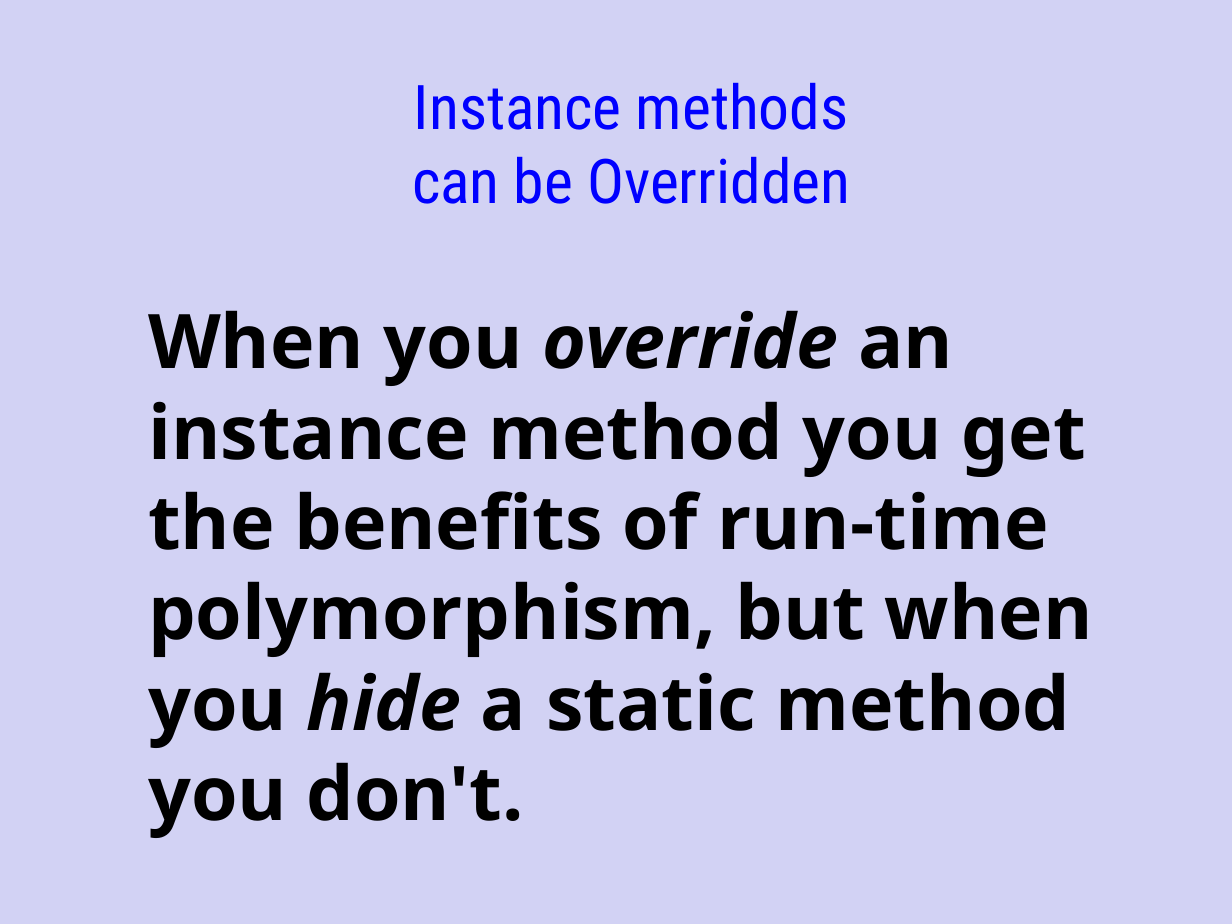
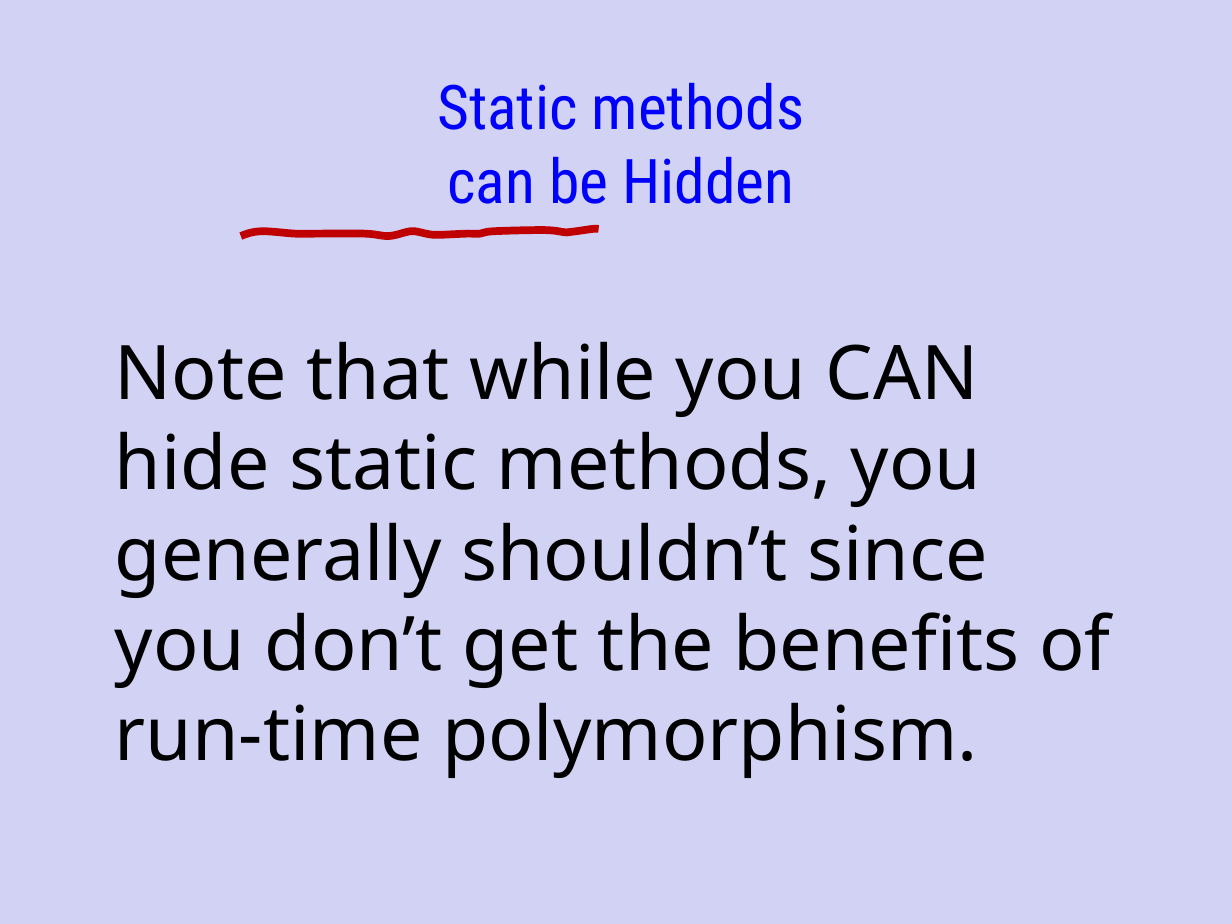
Before and after one commit to Cy-FairCS/cs3, a slide deck: slide 17 of u05a_abstractClasses/notes/_abstract_classes - Day 2.pptx (slide 12 before the commit). Drawn at 1232x924 pixels with LibreOffice and Linux fonts; fonts in the diff are those of the drawing. Boxes give left, top, right and bottom in pixels: in the first picture for what was removed or moved away, otherwise in the second. Text is boxed around its words. In the diff, an @@ line names an element or a change of style, - is before the commit and + after.

```diff
--- a/u05a_abstractClasses/notes/_abstract_classes - Day 2.pptx
+++ b/u05a_abstractClasses/notes/_abstract_classes - Day 2.pptx
@@ text at [437,82,805,204]: text changed @@
-Instance methods
-can be Overridden
+Static methods
+can be Hidden
@@ freeform shape added at [241,229,599,237], outline #C00000 4.5 pt @@
@@ text at [115,341,1110,778]: text changed; bold off @@
-When you override an instance method you get the benefits of run-time polymorphism, but when you hide a static method you don't.
+Note that while you CAN hide static methods, you generally shouldn’t since you don’t get the benefits of run-time polymorphism.
```
Also in this commit, not shown: 3 other slides changed, 6 slides added.
